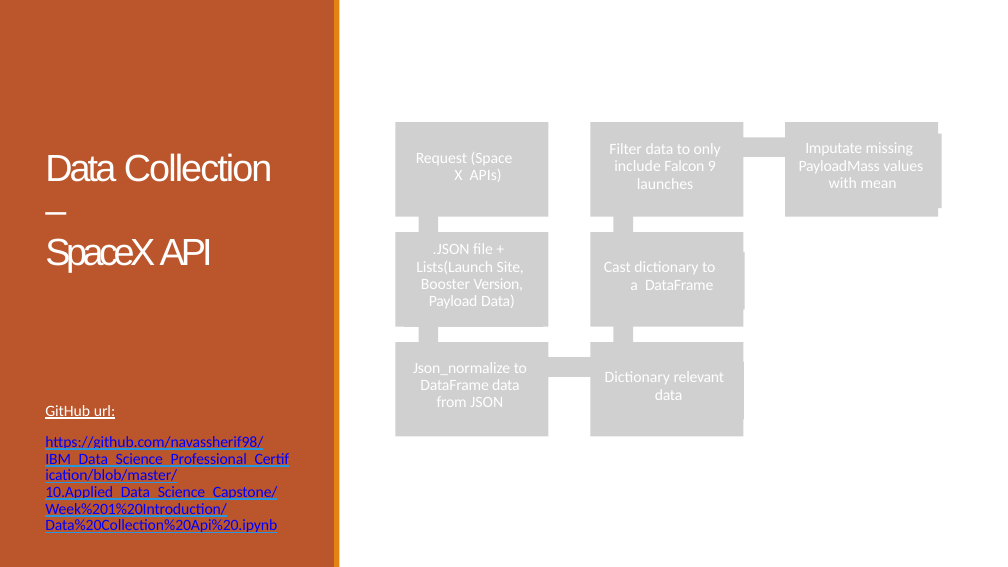
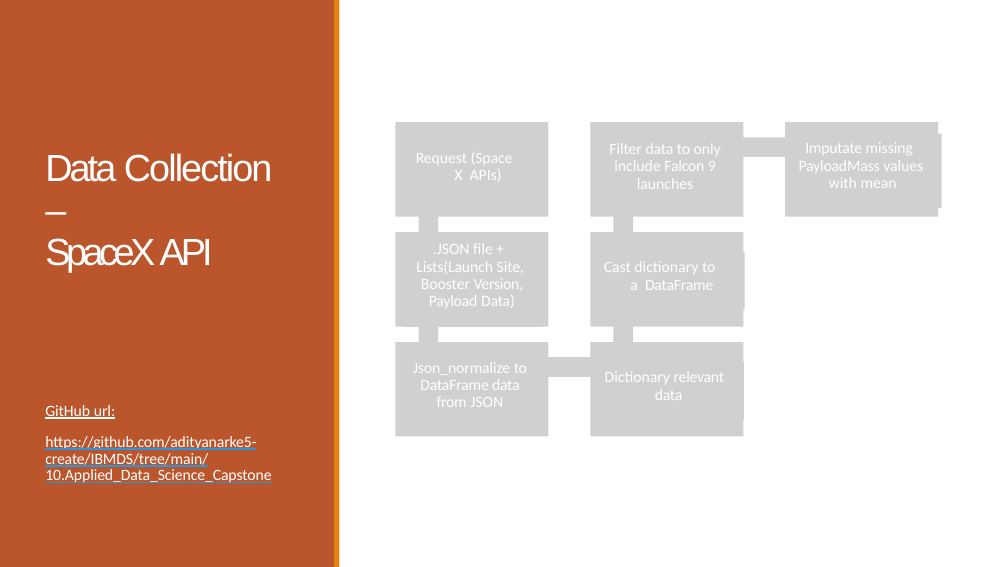
Before and after one commit to adityanarke5-create/IBMDS, a slide deck: slide 8 of 10.Applied_Data_Science_Capstone/Week 5 Present Your Data-Driven Insights/Data Science Journey.pptx. Drawn at 1008x567 pixels with LibreOffice and Linux fonts; fonts in the diff are those of the drawing; grey boxes stand for pictures. Boxes give left, top, right and bottom in pixels: in the first picture for what was removed or moved away, otherwise in the second. Text is boxed around its words. In the diff, an @@ line names an element or a change of style, - is before the commit and + after.

```diff
--- a/10.Applied_Data_Science_Capstone/Week 5 Present Your Data-Driven Insights/Data Science Journey.pptx
+++ b/10.Applied_Data_Science_Capstone/Week 5 Present Your Data-Driven Insights/Data Science Journey.pptx
@@ text at bbox=[45, 436, 271, 483]: text changed; text colour #0000FF to #FFFFFF @@
-https://github.com/navassherif98/IBM_Data_Science_Professional_Certification/blob/master/10.Applied_Data_Science_Capstone/Week%201%20Introduction/Data%20Collection%20Api%20.ipynb
+https://github.com/adityanarke5-create/IBMDS/tree/main/10.Applied_Data_Science_Capstone
```
Also in this commit, not shown: 9 other slides changed.
